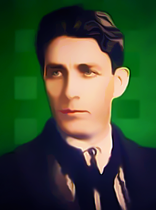
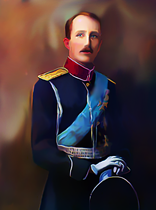
Layers edited between the first and the second 156 × 210 image:
hid "Farbbalance 1" over <box>0,0,156,210</box>
removed layer "Helligkeit/Kontrast 1" over <box>0,0,156,210</box>
added layer "Kurven 1" (2nd of 17) above "Ebene 14" over <box>0,0,156,210</box>
added layer "Ebene 13" above "Kurven 2" over <box>0,0,156,210</box>
